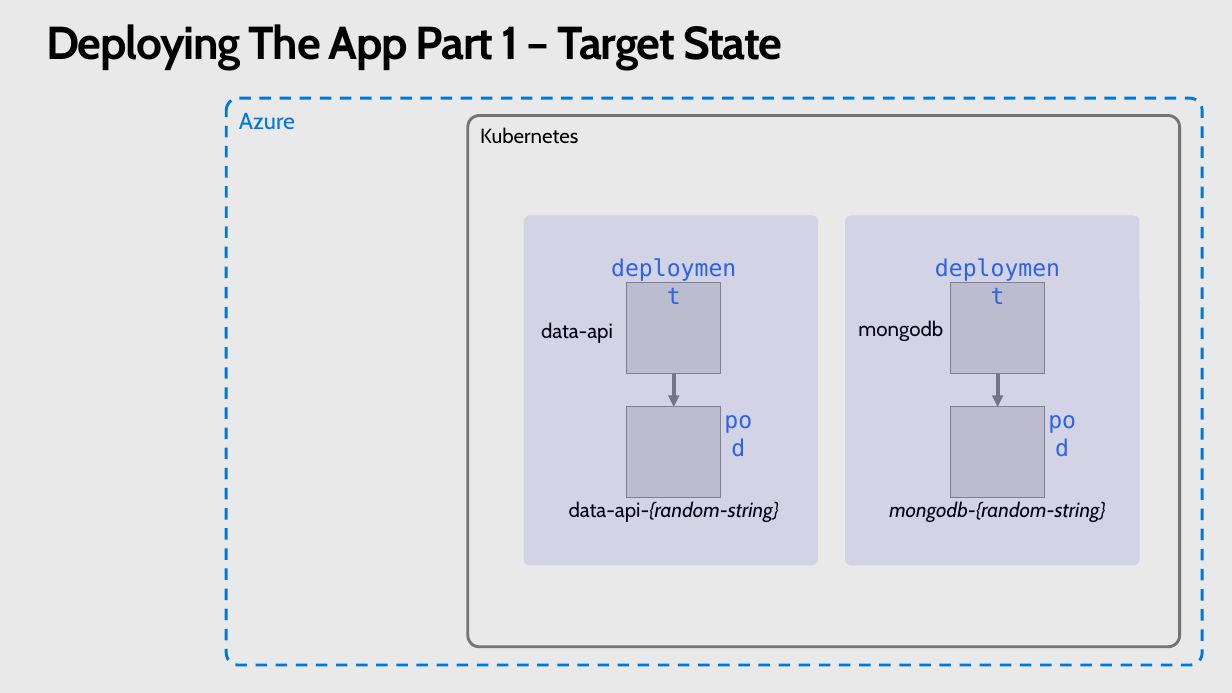
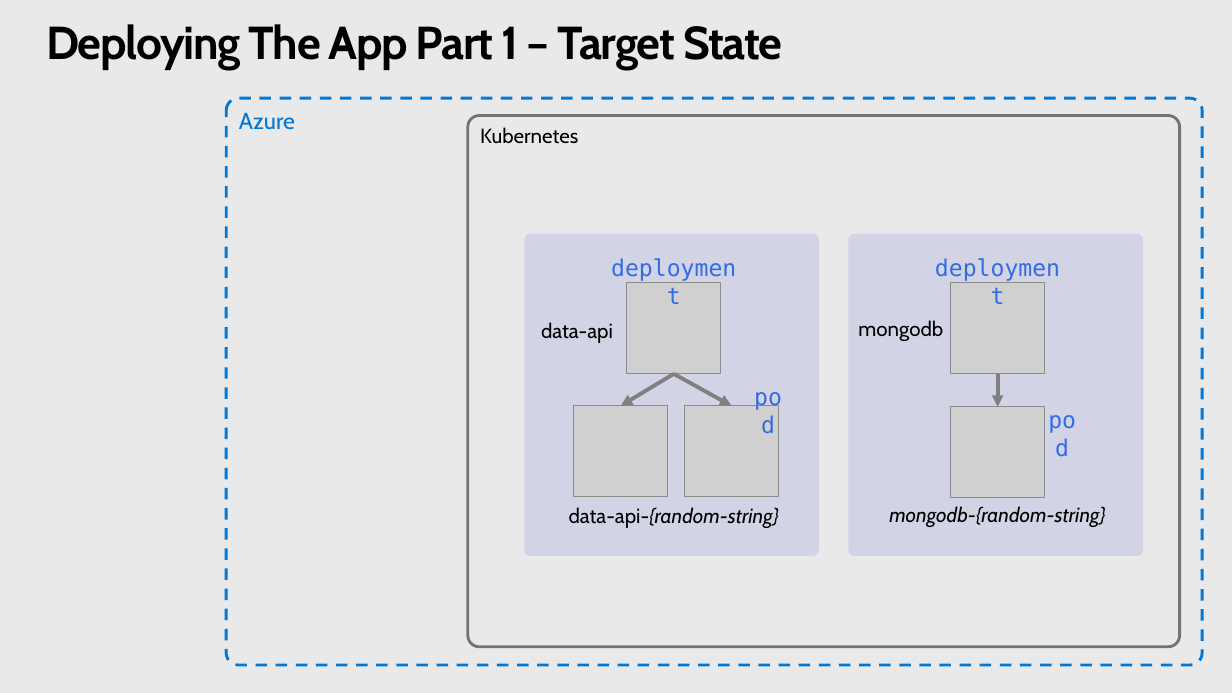
Before and after one commit to benc-uk/kube-workshop, a slide deck: slide 1 of etc/Workshop Diagrams.pptx. Drawn at 1232x693 pixels with LibreOffice and Linux fonts; fonts in the diff are those of the drawing; grey boxes stand for pictures. Boxes give left, top, right and bottom in pixels: in the first picture for what was removed or moved away, otherwise in the second. Text is boxed around its words. In the diff, an @@ line names an element or a change of style, - is before the commit and + after.

```diff
--- a/etc/Workshop Diagrams.pptx
+++ b/etc/Workshop Diagrams.pptx
@@ rounded rectangle: place and size @@
-rounded rectangle at [524,215,819,566]
+rounded rectangle at [525,234,820,556]
@@ rounded rectangle: place and size @@
-rounded rectangle at [846,215,1141,566]
+rounded rectangle at [848,234,1143,556]
@@ arrow added from (674, 374) to (621, 406), #808080 3 pt @@
@@ arrow moved from (674, 374) - (674, 407) to (674, 374) - (732, 406) @@
@@ text "pod": place and size @@
-text "pod" at [718,406,759,433]
+text "pod" at [748,383,788,410]
@@ picture added at [574,406,667,496] @@
@@ picture: place and size @@
-picture at [628,407,721,497]
+picture at [685,406,778,496]
@@ text "data-api-{random-string}": place and size @@
-text "data-api-{random-string}" at [569,501,779,522]
+text "data-api-{random-string}" at [569,507,779,528]
@@ text "mongodb-{random-string}": place and size @@
-text "mongodb-{random-string}" at [889,501,1105,522]
+text "mongodb-{random-string}" at [889,506,1105,527]
```
Also in this commit, not shown: 11 other files.
